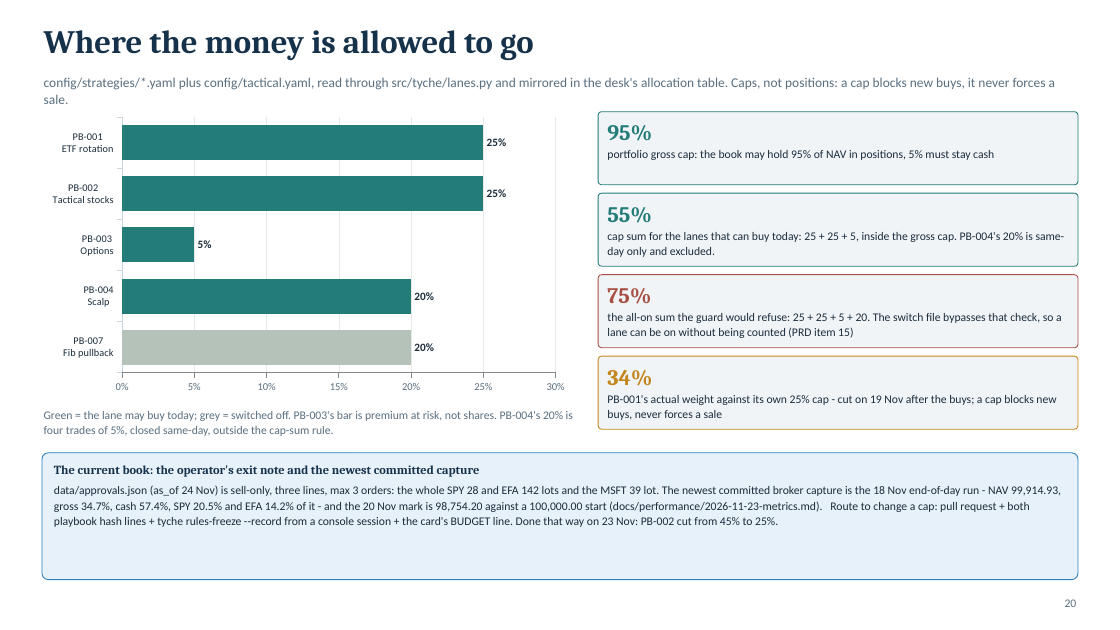
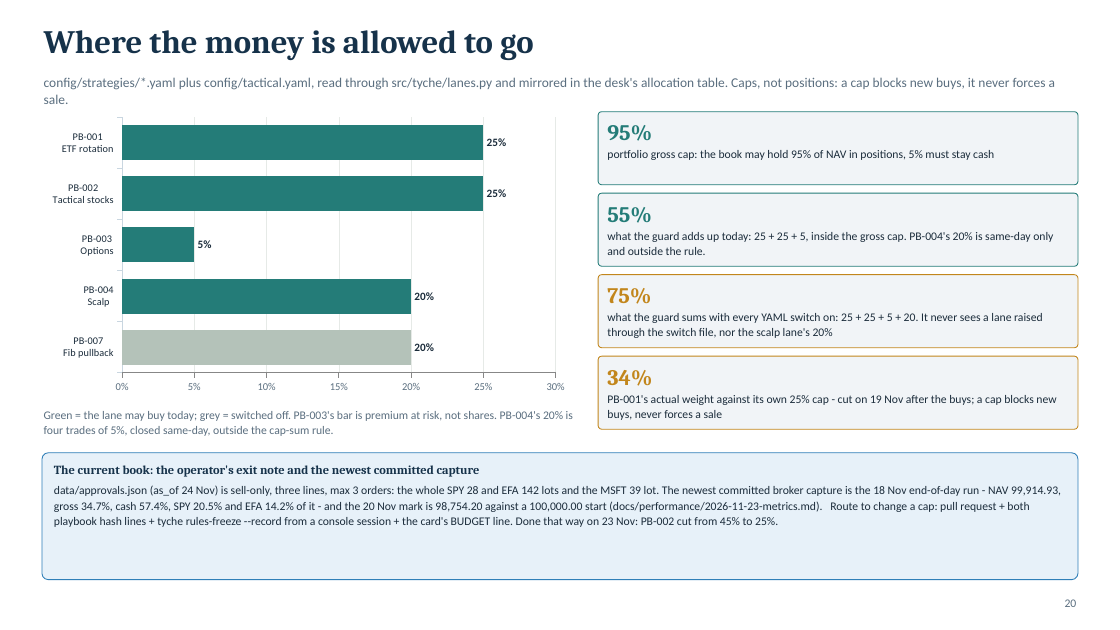
Before and after one commit to aloisohzh/tyche, a slide deck: slide 20 of docs/competition/deck/tyche-competition-deck.pptx. Drawn at 1120x630 pixels with LibreOffice and Linux fonts; fonts in the diff are those of the drawing. Boxes give left, top, right and bottom in pixels: in the first picture for what was removed or moved away, otherwise in the second. Text is boxed around its words. In the diff, an @@ line names an element or a change of style, - is before the commit and + after.

Commit message:
Competition deck: follow main to 0.16.6 and the PB-006 plan
PRs #57 and #58 landed while the deck was being corrected, so it rebase
again and re-source the four claims they moved: the desk version, the
Controls readiness answer, PB-006's new plan page, and the cap-sum tiles,
whose 75% line described the guard's all-on sum as something it would
refuse when it is inside the ceiling.

```diff
--- a/docs/competition/deck/tyche-competition-deck.pptx
+++ b/docs/competition/deck/tyche-competition-deck.pptx
@@ text in rounded rectangle at [607, 232, 1053, 255]: text changed @@
-cap sum for the lanes that can buy today: 25 + 25 + 5, inside the gross cap. PB-004's 20% is same-day only and excluded.
+what the guard adds up today: 25 + 25 + 5, inside the gross cap. PB-004's 20% is same-day only and outside the rule.
@@ rounded rectangle "75%" at [598, 275, 1078, 348]: outline #A85044 0.75 pt to #C2861C 0.75 pt @@
@@ text in rounded rectangle at [607, 288, 651, 304]: text colour #A85044 to #C2861C in "75%" @@
@@ text in rounded rectangle at [607, 313, 1043, 338]: text changed @@
-the all-on sum the guard would refuse: 25 + 25 + 5 + 20. The switch file bypasses that check, so a lane can be on without being counted (PRD item 15)
+what the guard sums with every YAML switch on: 25 + 25 + 5 + 20. It never sees a lane raised through the switch file, nor the scalp lane's 20%
```
Also in this commit, not shown: 2 other slides changed, 1 other file.
